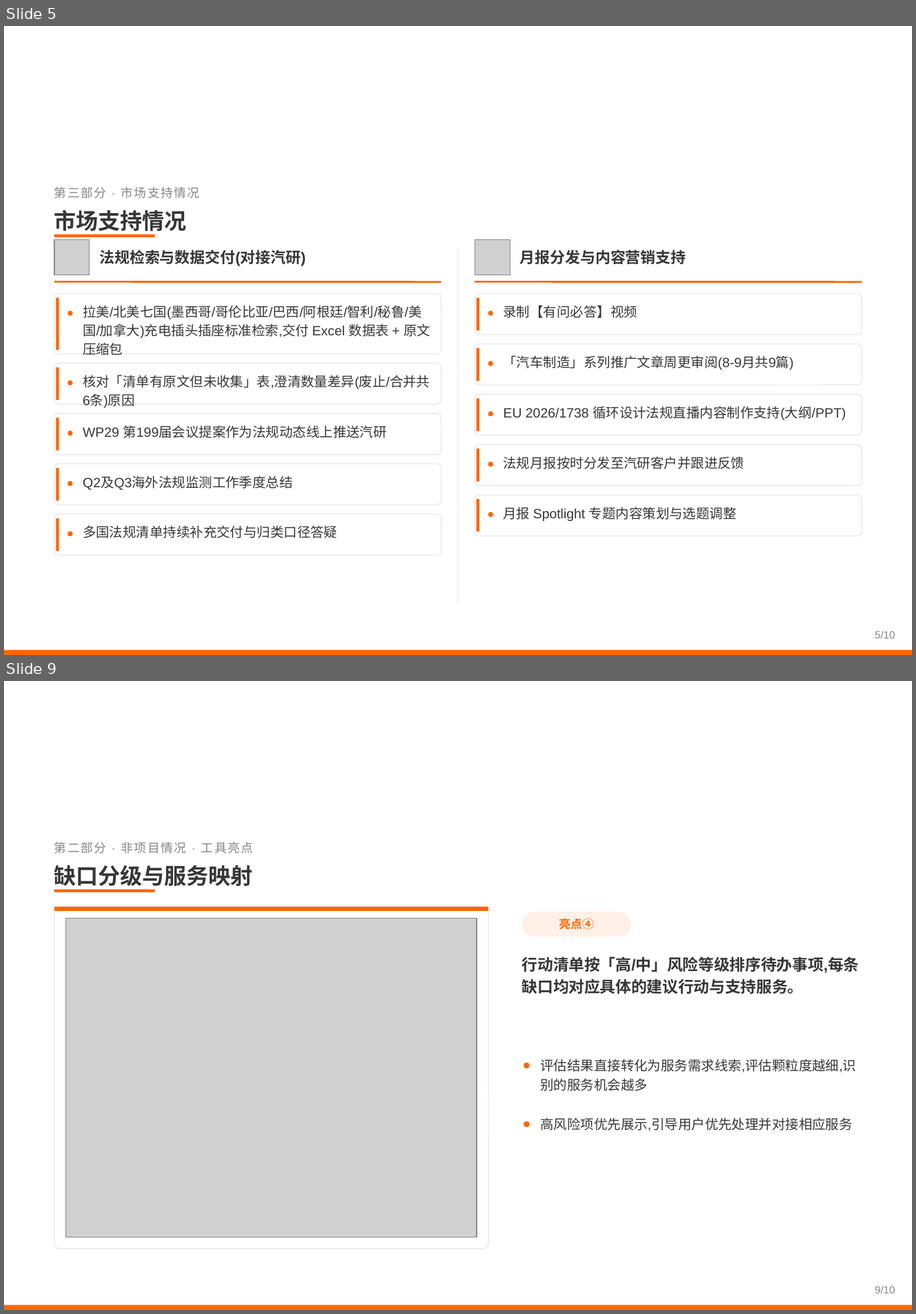
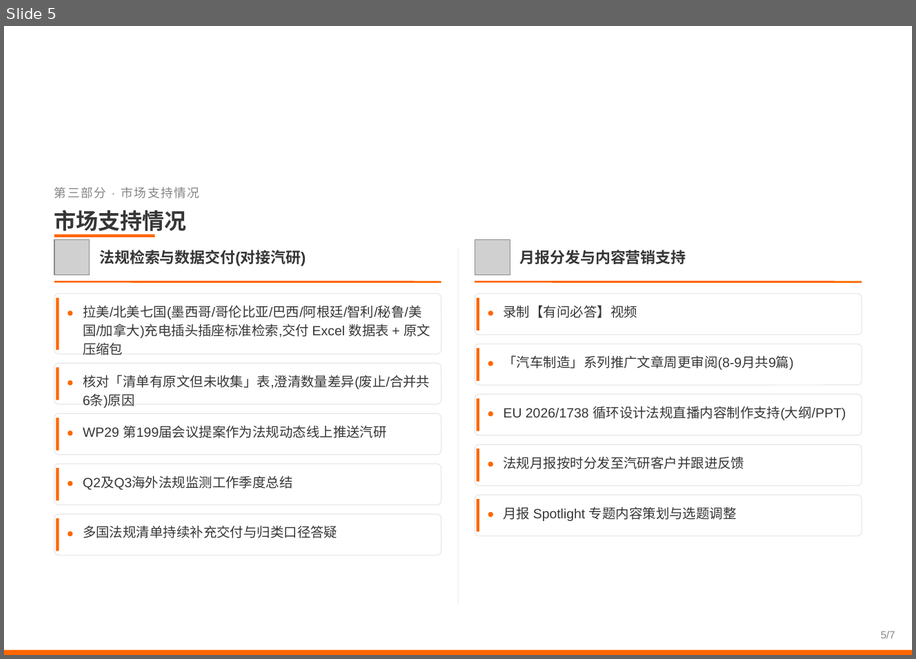
Before and after one commit to zhenghannah1228-boop/Auto-Reg-Monitor, a slide deck: 2026年8-9月工作汇报.pptx. Shown one above the other, each under a label of ours: slides 5 and 9 before the commit, slide 5 after it; the slides between them are not shown. The pictures are 916x1314 and 916x659 pixels, drawn with LibreOffice and Linux fonts; fonts in the diff are those of the drawing; grey boxes stand for pictures; background and template pictures are left out. Boxes give left, top, right and bottom in pixels: in the first picture for what was removed or moved away, otherwise in the second. Text is boxed around its words. In the diff, an @@ line names an element or a change of style, - is before the commit and + after.

```diff
--- a/2026年8-9月工作汇报.pptx
+++ b/2026年8-9月工作汇报.pptx
@@ slide 9 removed at (4,681,912,1310), background picture (left out) @@
@@ text removed at (54,842,253,853) @@
-第二部分 · 非项目情况 · 工具亮点
@@ text removed at (54,865,253,889) @@
-缺口分级与服务映射
@@ line removed from (54, 891) to (155, 891) @@
@@ rounded rectangle removed at (54,907,488,1249) @@
@@ rectangle removed at (54,907,488,911) @@
@@ picture removed at (66,918,477,1237) @@
@@ rounded rectangle removed at (522,911,631,937) @@
@@ text removed at (559,918,593,929) @@
-亮点④
@@ text removed at (522,956,860,994) @@
-行动清单按「高/中」风险等级排序待办事项,每条缺口均对应具体的建议行动与支持服务。
@@ ellipse removed at (524,1063,530,1068) @@
@@ text removed at (540,1058,856,1091) @@
-评估结果直接转化为服务需求线索,评估颗粒度越细,识别的服务机会越多
@@ ellipse removed at (524,1121,530,1127) @@
@@ text removed at (540,1117,852,1131) @@
-高风险项优先展示,引导用户优先处理并对接相应服务
@@ text removed at (875,1285,895,1293) @@
-9/10
@@ rectangle removed at (4,1305,912,1310) @@
@@ slide 5 changed as well @@
@@ text at (881,630,895,638): text changed @@
-5/10
+5/7
```
Also in this commit, not shown: 5 other slides changed, 1 slide added, 3 other slides removed.
